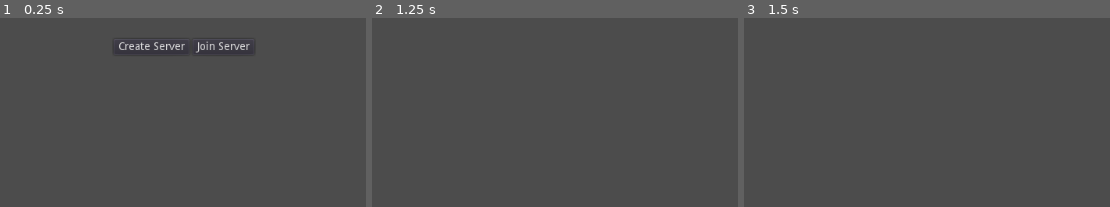
Above: before the commit, frames 1-3 (left to right).
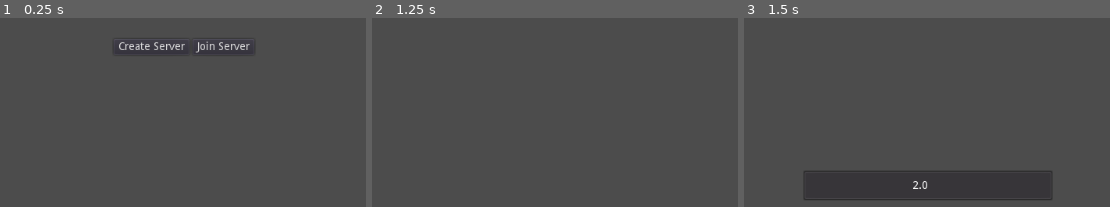
Above: after the commit, the same moments.

Repository: TRushton95/Sanctuary
Game: Godot game, scene res://Main.tscn
The game is run twice, just before and just after one commit, with the same random seed, the same clock (stepped at 60 frames per second) and the same inputs. The engine's default icon, where the game draws it, is replaced by a stand-in: a white triangle on a blue panel in a dark square.
Inputs (mouse positions are % of the whole screen's width and height, from its top left):
- Up to frame 1 (0.25 s): no input
- Up to frame 2 (1.25 s): click "Create Server" at 0.5 s
- Up to frame 3 (1.5 s): tap Enter at 1.25 s; move the mouse to (76, 53) at 1.27 s; tap Q (Cast) at 1.35 s; click (76, 53) at 1.42 s
The pictures show only the part of the screen within x 27-77%, y 50-100%; the shares and areas given below are measured in that part.

Frames 1-2 are identical in both runs. In frame 3, 0.8% of the frame differs, in the area x 16-85%, y 80-97%.
Error before the commit: Parse Error: Can't override name of the unique global class "ClientInput". It already exists at: (res://Gameplay/Global/Constants.gd:15)

Commit message:
Fix naming collision error

Diff:
--- a/Src/Gameplay/DataStructures/ClientInput.gd
+++ b/Src/Gameplay/DataStructures/UserInput.gd
@@ -1,5 +1,5 @@
 extends Node
-class_name ClientInput
+class_name UserInput
 
 var data : Dictionary setget ,get_data
 
--- a/Src/Gameplay/World/World.gd
+++ b/Src/Gameplay/World/World.gd
@@ -9,6 +9,7 @@
 var world_client: WorldClient
 
 var player
+var input
 
 
 func _on_ServerClock_ping_updated(ping: int) -> void:
@@ -58,7 +59,7 @@
 		$CanvasLayer/NetworkInfo/VBoxContainer/LagSimWarning.show()
 
 	if Input.is_action_just_pressed("Cast"):
-		player.start_cast()
+		player.start_cast(2)
 
 
 func _physics_process(delta: float) -> void:
--- a/Src/project.godot
+++ b/Src/project.godot
@@ -10,11 +10,6 @@
 
 _global_script_classes=[ {
 "base": "Node",
-"class": "ClientInput",
-"language": "GDScript",
-"path": "res://Gameplay/DataStructures/ClientInput.gd"
-}, {
-"base": "Node",
 "class": "Stopwatch",
 "language": "GDScript",
 "path": "res://Gameplay/Utility/Stopwatch/Stopwatch.gd"
@@ -23,6 +18,11 @@
 "class": "Unit",
 "language": "GDScript",
 "path": "res://Gameplay/Entities/Unit/Unit.gd"
+}, {
+"base": "Node",
+"class": "UserInput",
+"language": "GDScript",
+"path": "res://Gameplay/DataStructures/UserInput.gd"
 }, {
 "base": "Node",
 "class": "WorldClient",
@@ -35,9 +35,9 @@
 "path": "res://Gameplay/World/Components/WorldServer.gd"
 } ]
 _global_script_class_icons={
-"ClientInput": "",
 "Stopwatch": "",
 "Unit": "",
+"UserInput": "",
 "WorldClient": "",
 "WorldServer": ""
 }
